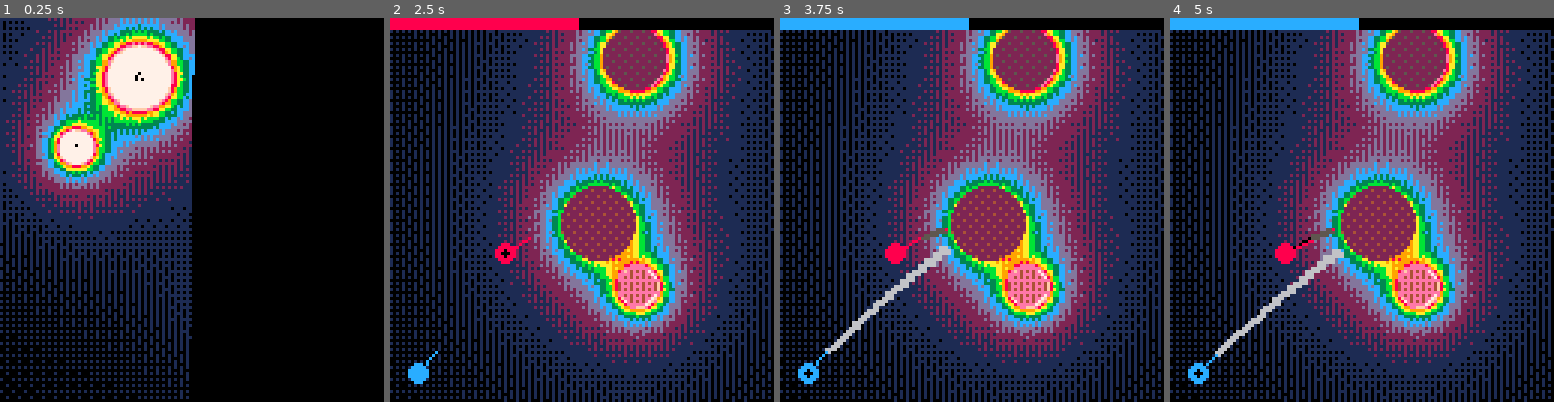
Above: before the commit, frames 1-4 (left to right).
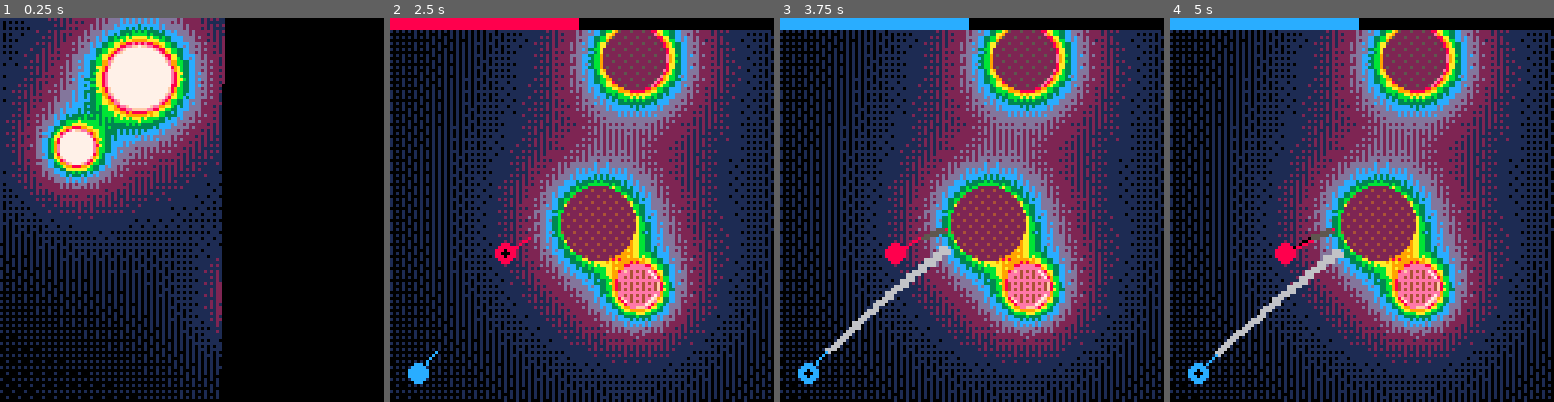
Above: after the commit, the same moments.

Repository: alxgnon/pico-8
Game: PICO-8 cartridge gravitywar.p8
Two runs of this game, one before a commit and one after it. Both use one fixed random seed, a clock stepped at 60 frames per second and the inputs below.
Inputs:
- Up to frame 1 (0.25 s): no input
- Up to frame 2 (2.5 s): tap X (X key) at 0.33, 1.07, 1.85 s; tap O (Z key) at 0.7, 1.7, 2.1 s; hold Right 1.6-2.1 s; hold Up 2.15-2.42 s; hold Right from 2.47 s (still down)
- Up to frame 3 (3.75 s): tap O (Z key) every 0.4 s from 2.5 to 3.7 s; tap X (X key) at 2.97 s; release Right at 3.03 s; hold Left 3.08-3.58 s; hold Down from 3.63 s (still down)
- Up to frame 4 (5 s): release Down at 3.97 s; hold Right 4.02-4.68 s; tap X (X key) at 4.08 s; tap O (Z key) at 4.1, 4.5, 4.9 s; hold Up from 4.73 s (still down)

The runs differ from the first frame. In frame 1, 6.9% of the frame differs, in the area x 5-59%, y 0-100%; in frame 2, less than 0.1%; in frame 3, less than 0.1%; in frame 4, less than 0.1%.

Commit message:
Gravity : Unified both dither functions

Diff:
--- a/gravitywar.p8
+++ b/gravitywar.p8
@@ -67,19 +67,20 @@
 end
 
 thermal_scale = {0,1,2,13,12,3,11,10,9,8,14,15,7}
-thermal_mult = 1.5
-
-function grav_color(i)
-	i = mid(i,1,#thermal_scale)
-	return thermal_scale[flr(i)]
-end
-
-function grav_dither(grav)
-	grav = grav
-	local i = flr(grav/4/16+1)
-	local j = flr(grav/4%16+1)
-	local col1 = grav_color(i)
-	local col2 = grav_color(i+1)
+thermal_step = 1/78
+
+function dither(value, palette, increment_size)
+	if(not increment_size) increment_size = 1
+	local value = value/increment_size
+	local substeps = #rylander_dither
+
+	local i = flr(value/substeps+1)
+	local j = flr(value%substeps+1)
+
+	i = mid(1,i,#palette)
+	i2 = min(i+1,#palette)
+	local col1 = palette[i]
+	local col2 = palette[i2]
 
 	fillp(rylander_dither[j])
 	return col1 + (col2 * 0x10)
@@ -89,8 +90,7 @@
 	for i=0,127 do
 		for j=0,127 do
 			local grav = get_gravity_at(i, j)
-			local col = grav_dither(
-				grav*thermal_mult*#rylander_dither*#thermal_scale)
+			local col = dither(grav, thermal_scale, thermal_step)
 			rectfill(i,j,i,j,col)
 		end
 	end
@@ -317,26 +317,11 @@
 		--	return
 		--end
 
-		local col = dither(a.mass)
+		local col = dither(a.mass, planet_colors, 4)
 		circfill(a.x, a.y, a.r, col)
 		--draw_label(a)
 	end
 	fillp(0)
-end
-
-function planet_color(i)
-	i = min(i, #planet_colors)
-	return planet_colors[i]
-end
-
-function dither(mass)
-		local i = flr(mass/4/16+1)
-		local j = flr(mass/4%16+1)
-		local col1 = planet_color(i)
-		local col2 = planet_color(i+1)
-
-		fillp(rylander_dither[j])
-		return col1 + (col2 * 0x10)
 end
 
 function draw_label(a)
